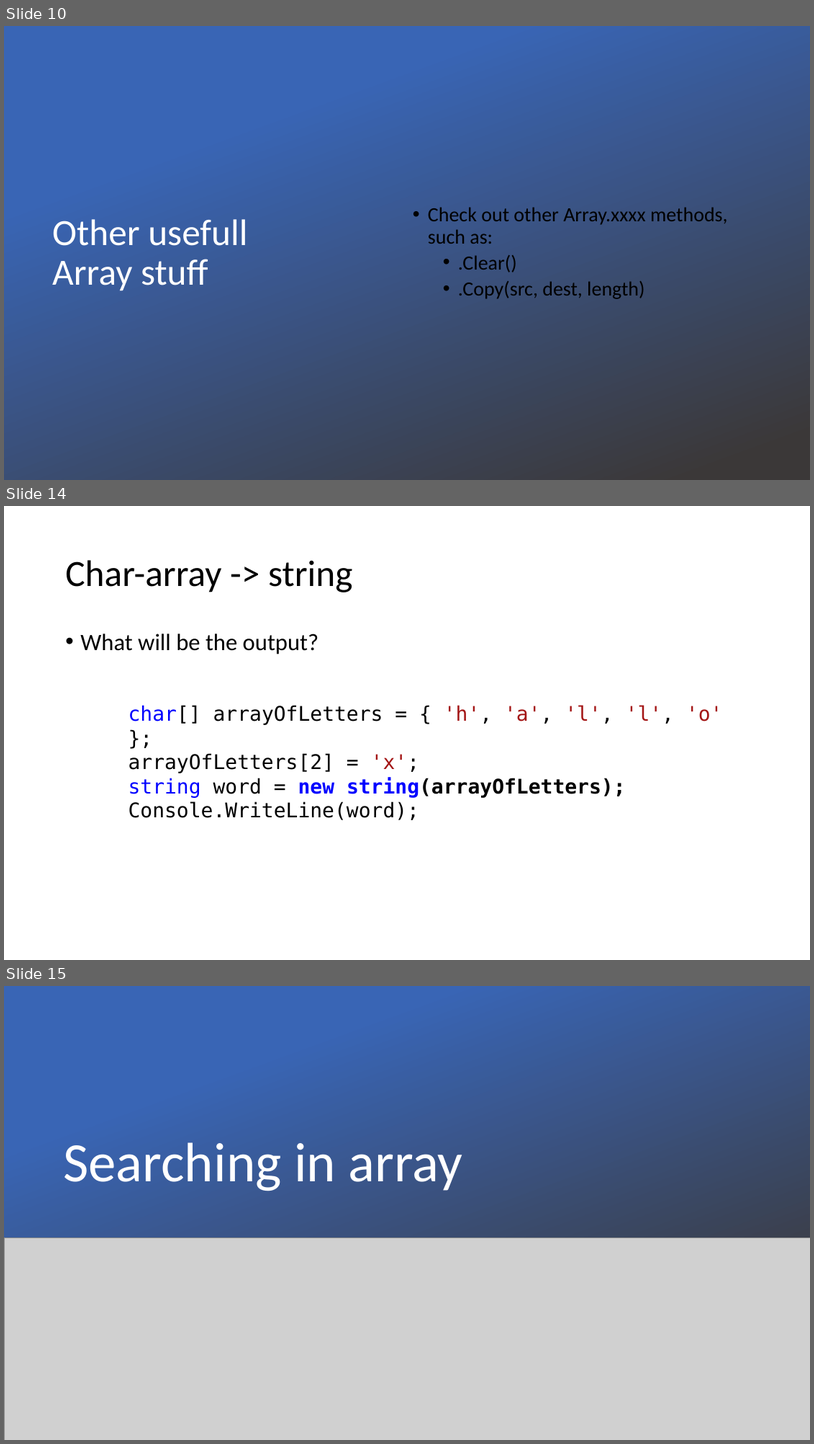
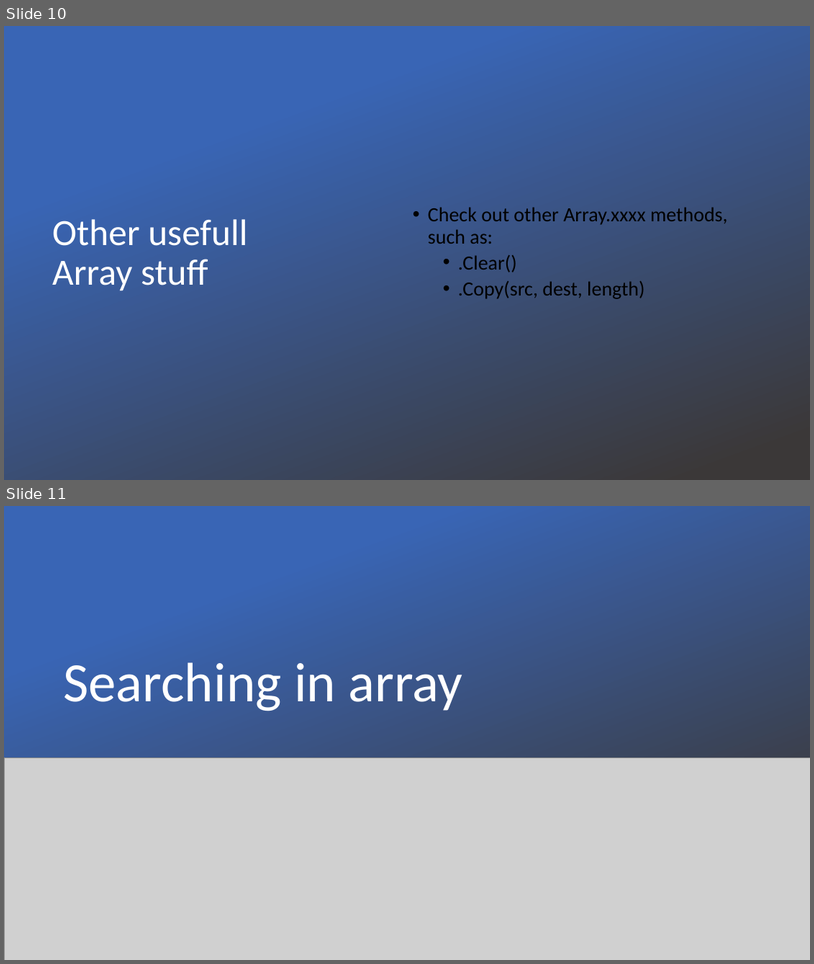
Before and after one commit to v-nys/cursusprogrammeren, a slide deck: _SLIDES/DEEL1/H7/6b_arrays en methoden.pptx. Shown one above the other, each under a label of ours: slides 10, 14 and 15 before the commit, slides 10 and 11 after it; the slides between them are not shown. The pictures are 814x1444 and 814x964 pixels, drawn with LibreOffice and Linux fonts; fonts in the diff are those of the drawing; grey boxes stand for pictures; background and template pictures are left out. Boxes give left, top, right and bottom in pixels: in the first picture for what was removed or moved away, otherwise in the second. Text is boxed around its words. In the diff, an @@ line names an element or a change of style, - is before the commit and + after.

```diff
--- a/_SLIDES/DEEL1/H7/6b_arrays en methoden.pptx
+++ b/_SLIDES/DEEL1/H7/6b_arrays en methoden.pptx
@@ slide 14 removed at [4, 506, 810, 960], background #FFFFFF @@
@@ title removed at [65, 560, 352, 592] @@
-Char-array -> string
@@ text removed at [80, 633, 319, 654] @@
-• What will be the output?
@@ text removed at [129, 705, 723, 820] @@
-char[] arrayOfLetters = { 'h', 'a', 'l', 'l', 'o' };
-arrayOfLetters[2] = 'x';
-string word = new string(arrayOfLetters);
-Console.WriteLine(word);
@@ what was slide 15 is now slide 11 @@
```
Also in this commit, not shown: 1 slide changed, 3 other slides removed, 2 other files.
